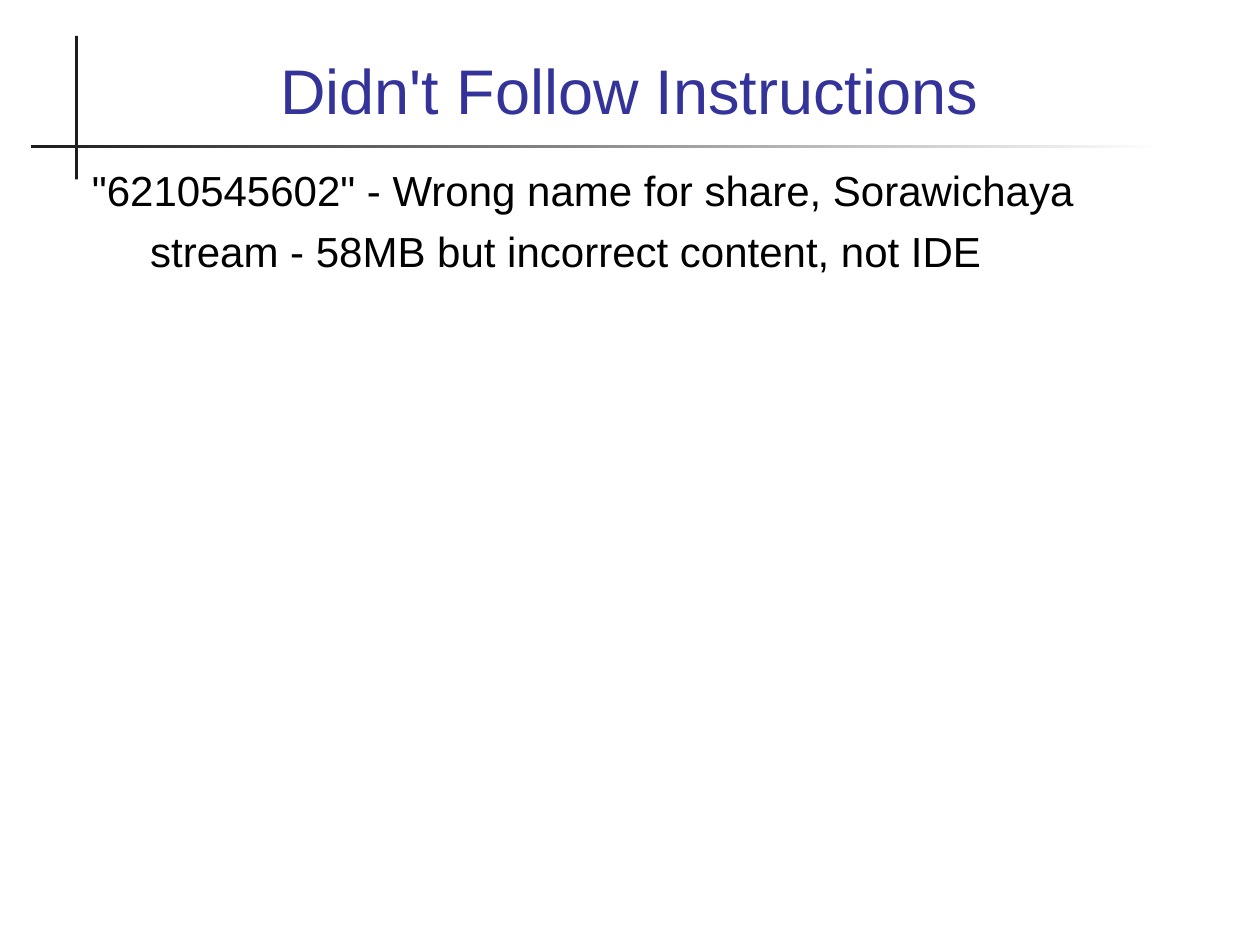
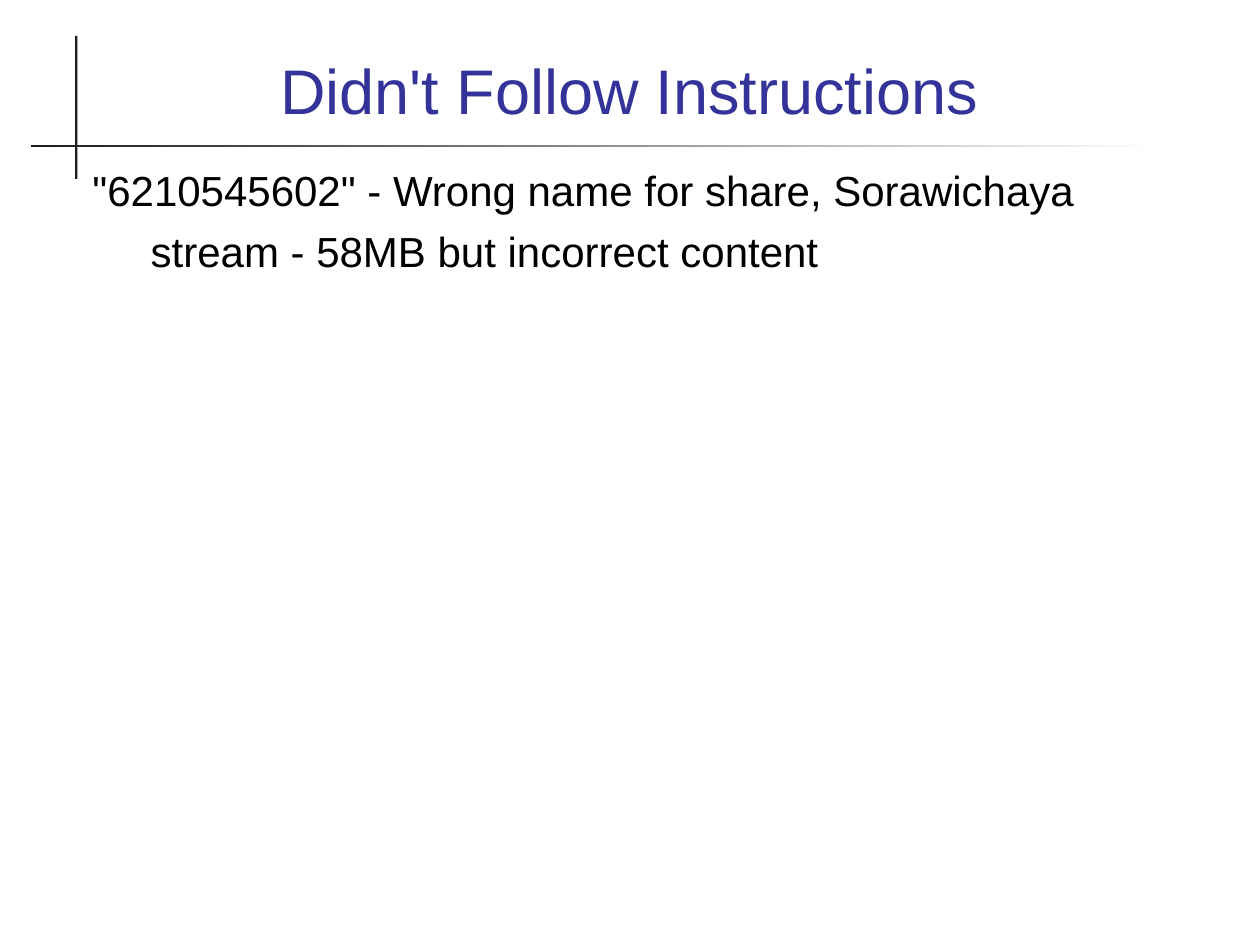
Before and after one commit to skeoop/skeoop.github.io, a slide deck: slide 17 of feedback/Week15-Meeting.ppt. Drawn at 1260x945 pixels with LibreOffice and Linux fonts; fonts in the diff are those of the drawing. Boxes give left, top, right and bottom in pixels: in the first picture for what was removed or moved away, otherwise in the second. Text is boxed around its words. In the diff, an @@ line names an element or a change of style, - is before the commit and + after.

```diff
--- a/feedback/Week15-Meeting.ppt
+++ b/feedback/Week15-Meeting.ppt
@@ text at [151,236,818,268]: text changed @@
-stream - 58MB but incorrect content, not IDE
+stream - 58MB but incorrect content
```
Also in this commit, not shown: 11 other slides changed, 8 slides added, 3 other files.
